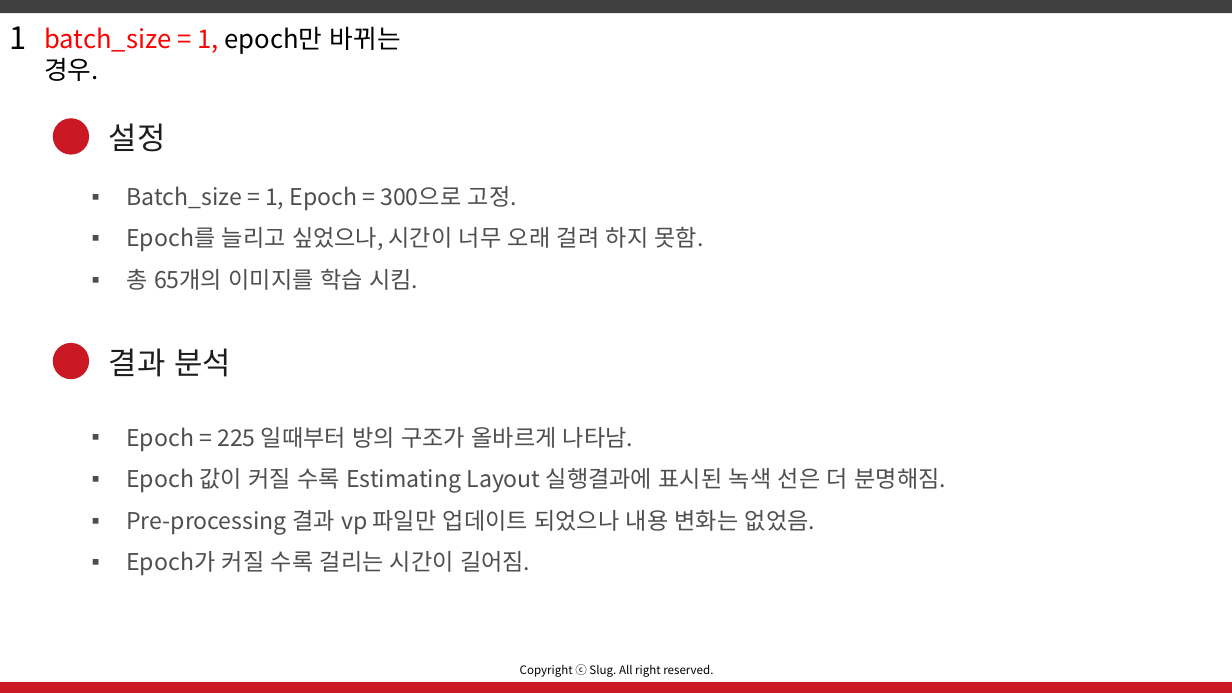
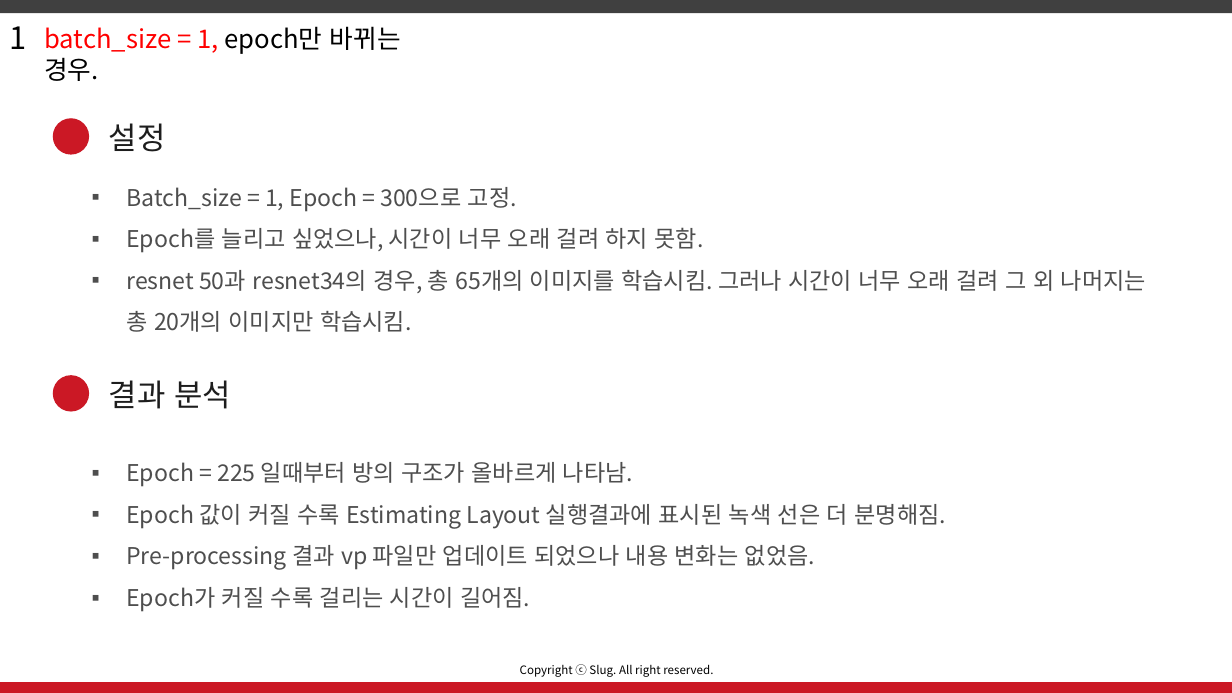
Before and after one commit to arittung/3D_Room_Layout_estimation, a slide deck: slide 7 of 관련 자료/resnet 종류 변경하여 비교해보기.pptx. Drawn at 1232x693 pixels with LibreOffice and Linux fonts; fonts in the diff are those of the drawing. Boxes give left, top, right and bottom in pixels: in the first picture for what was removed or moved away, otherwise in the second. Text is boxed around its words. In the diff, an @@ line names an element or a change of style, - is before the commit and + after.

Commit message:
add resnet 비교

```diff
--- a/관련 자료/resnet 종류 변경하여 비교해보기.pptx
+++ b/관련 자료/resnet 종류 변경하여 비교해보기.pptx
@@ text at bbox=[126, 270, 1146, 332]: text changed @@
-▪ 총 65개의 이미지를 학습 시킴.
+▪ resnet 50과 resnet34의 경우, 총 65개의 이미지를 학습시킴. 그러나 시간이 너무 오래 걸려 그 외 나머지는 총 20개의 이미지만 학습시킴.
@@ ellipse: place and size @@
-ellipse at bbox=[53, 343, 89, 379]
+ellipse at bbox=[53, 375, 89, 411]
@@ text "결과 분석": place and size @@
-text "결과 분석" at bbox=[109, 348, 231, 377]
+text "결과 분석" at bbox=[109, 380, 231, 409]
@@ text "Epoch = 225 일때부터 방의 ...": place and size @@
-text "Epoch = 225 일때부터 방의 ..." at bbox=[126, 427, 946, 576]
+text "Epoch = 225 일때부터 방의 ..." at bbox=[126, 462, 946, 611]
```
Also in this commit, not shown: 1 other slide changed.
